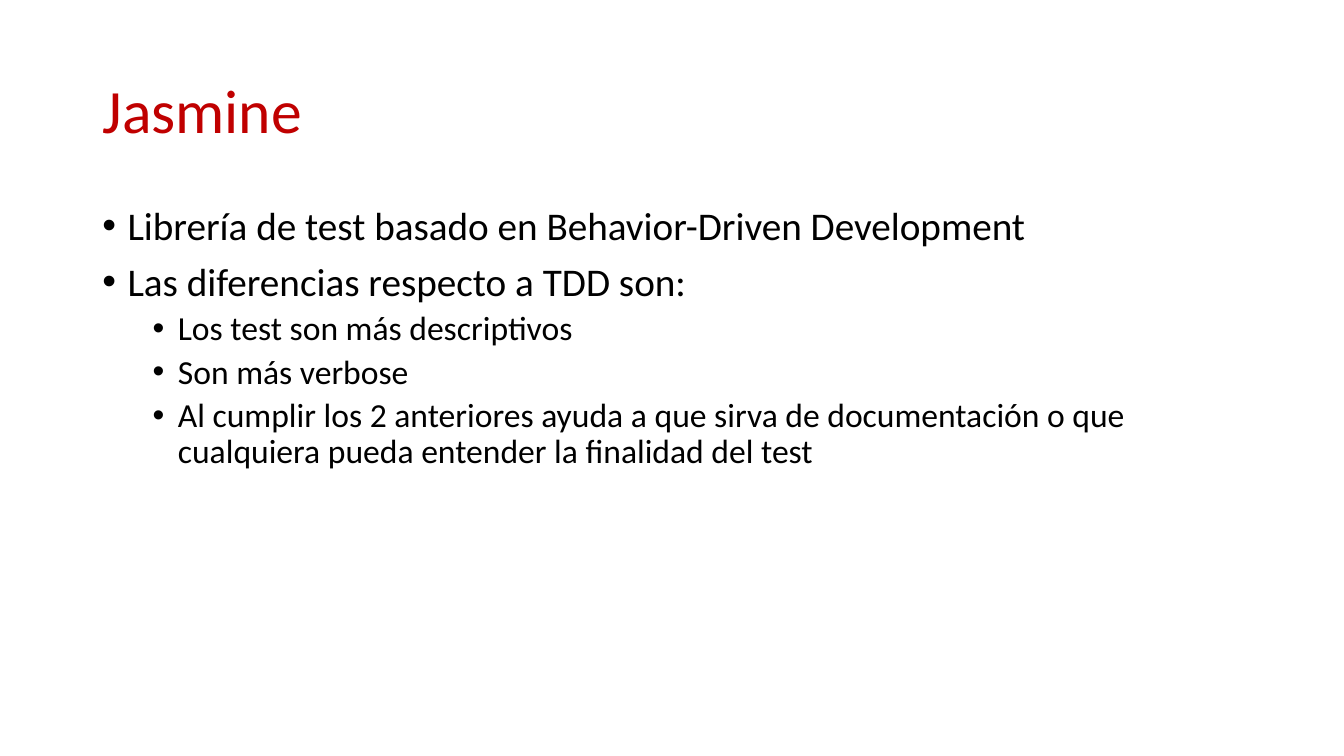
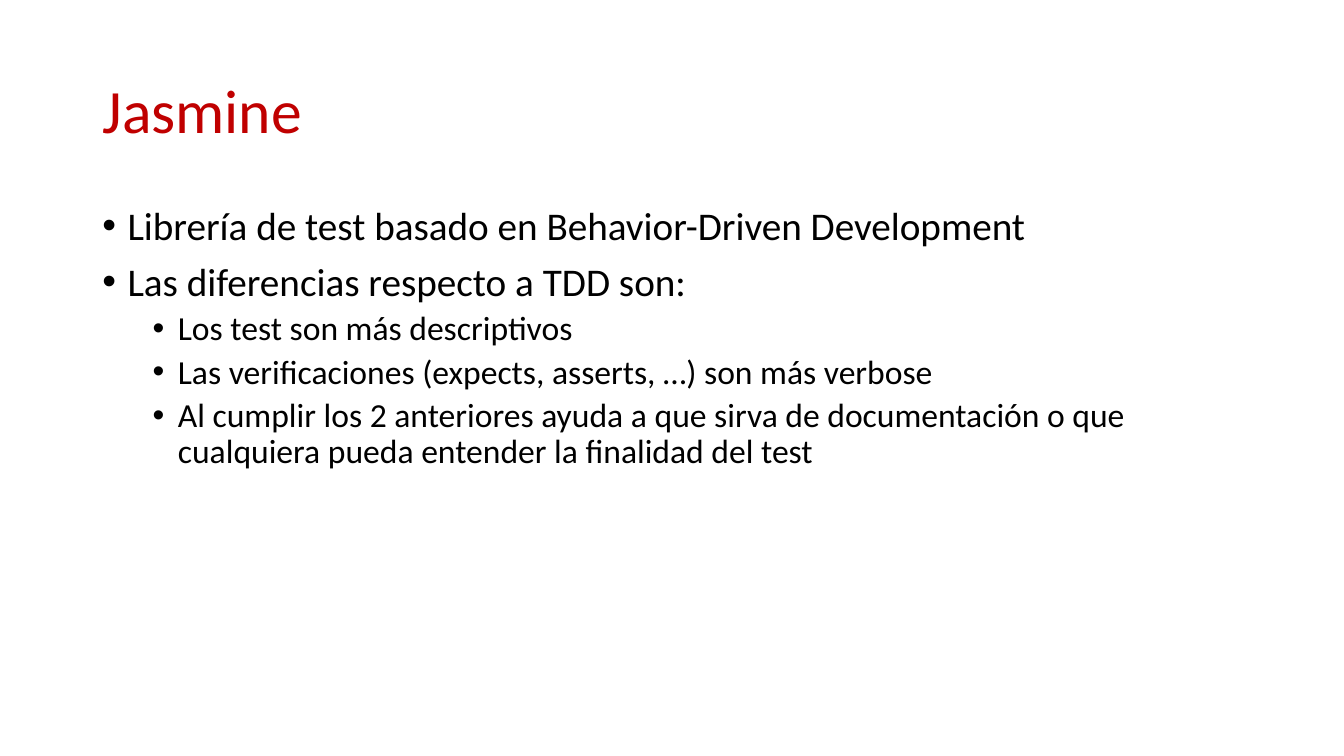
Before and after one commit to ericuss/TDD-Miercolex-Tokiota, a slide deck: slide 2 of Documentacion/jasmine.pptx. Drawn at 1344x756 pixels with LibreOffice and Linux fonts; fonts in the diff are those of the drawing; background and template pictures are left out. Boxes give left, top, right and bottom in pixels: in the first picture for what was removed or moved away, otherwise in the second. Text is boxed around its words. In the diff, an @@ line names an element or a change of style, - is before the commit and + after.

```diff
--- a/Documentacion/jasmine.pptx
+++ b/Documentacion/jasmine.pptx
@@ text at bbox=[178, 359, 932, 390]: text changed @@
-  • Son más verbose
+  • Las verificaciones (expects, asserts, …) son más verbose
```
Also in this commit, not shown: 1 other slide changed, 13 other files.
